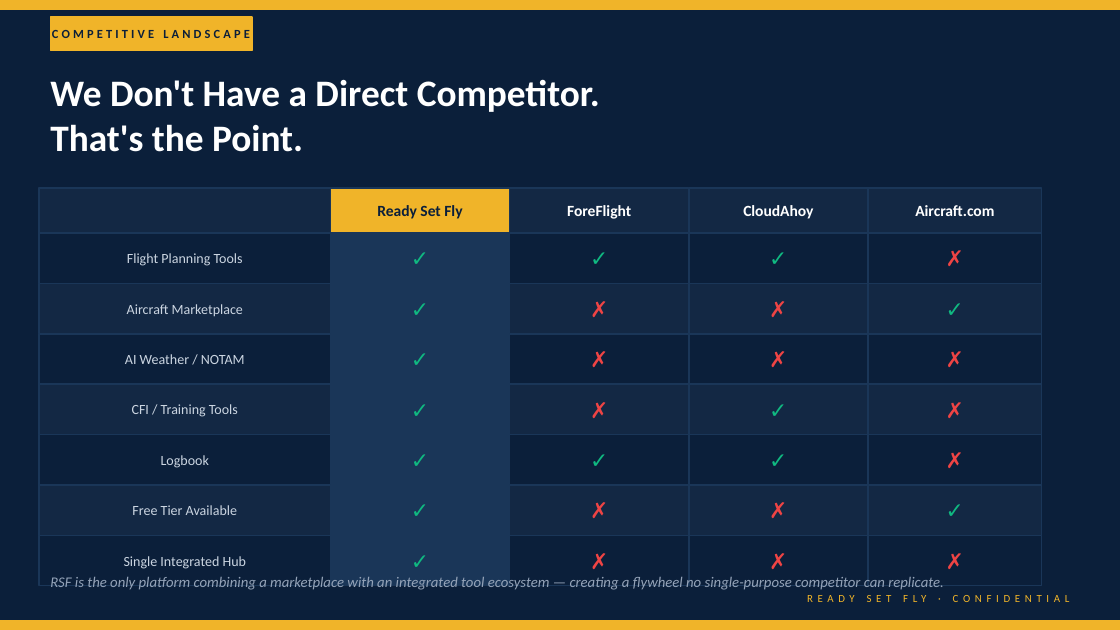
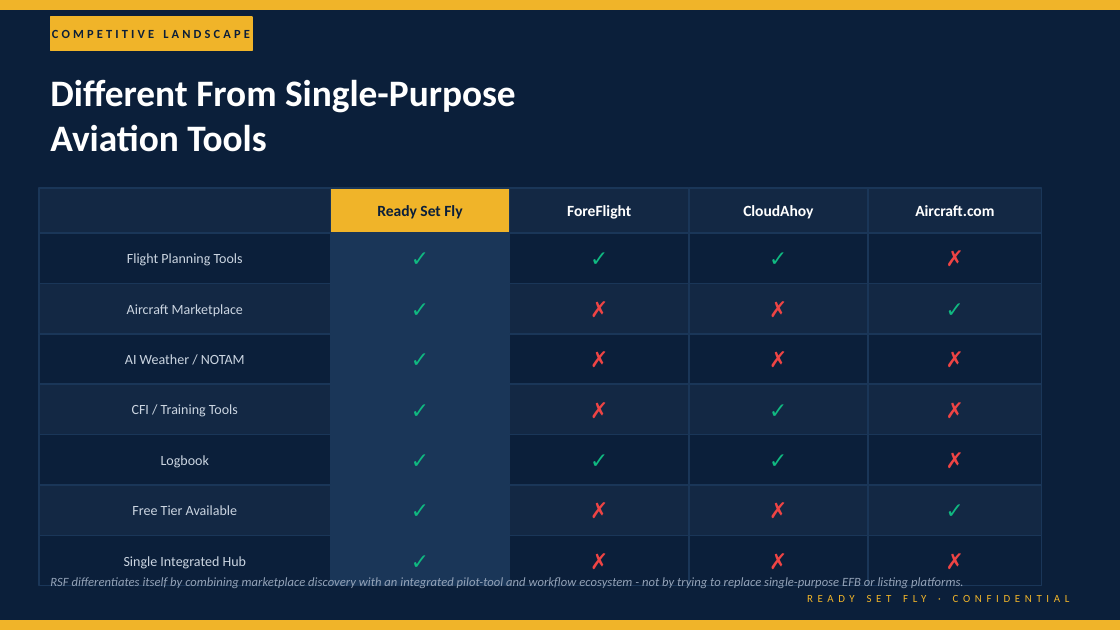
Before and after one commit to Cory7717/ReadySetFlyWeb, a slide deck: slide 8 of client/public/downloads/RSF_Investor_Pitch_Deck.pptx. Drawn at 1120x630 pixels with LibreOffice and Linux fonts; fonts in the diff are those of the drawing. Boxes give left, top, right and bottom in pixels: in the first picture for what was removed or moved away, otherwise in the second. Text is boxed around its words. In the diff, an @@ line names an element or a change of style, - is before the commit and + after.

```diff
--- a/client/public/downloads/RSF_Investor_Pitch_Deck.pptx
+++ b/client/public/downloads/RSF_Investor_Pitch_Deck.pptx
@@ text at [50,79,516,152]: text changed @@
-We Don't Have a Direct Competitor.
-That's the Point.
+Different From Single-Purpose
+Aviation Tools
@@ text at [50,577,964,588]: text changed; size 9.5 to 8.1 pt @@
-RSF is the only platform combining a marketplace with an integrated tool ecosystem — creating a flywheel no single-purpose competitor can replicate.
+RSF differentiates itself by combining marketplace discovery with an integrated pilot-tool and workflow ecosystem - not by trying to replace single-purpose EFB or listing platforms.
```
Also in this commit, not shown: 8 other slides changed, 3 other files.
